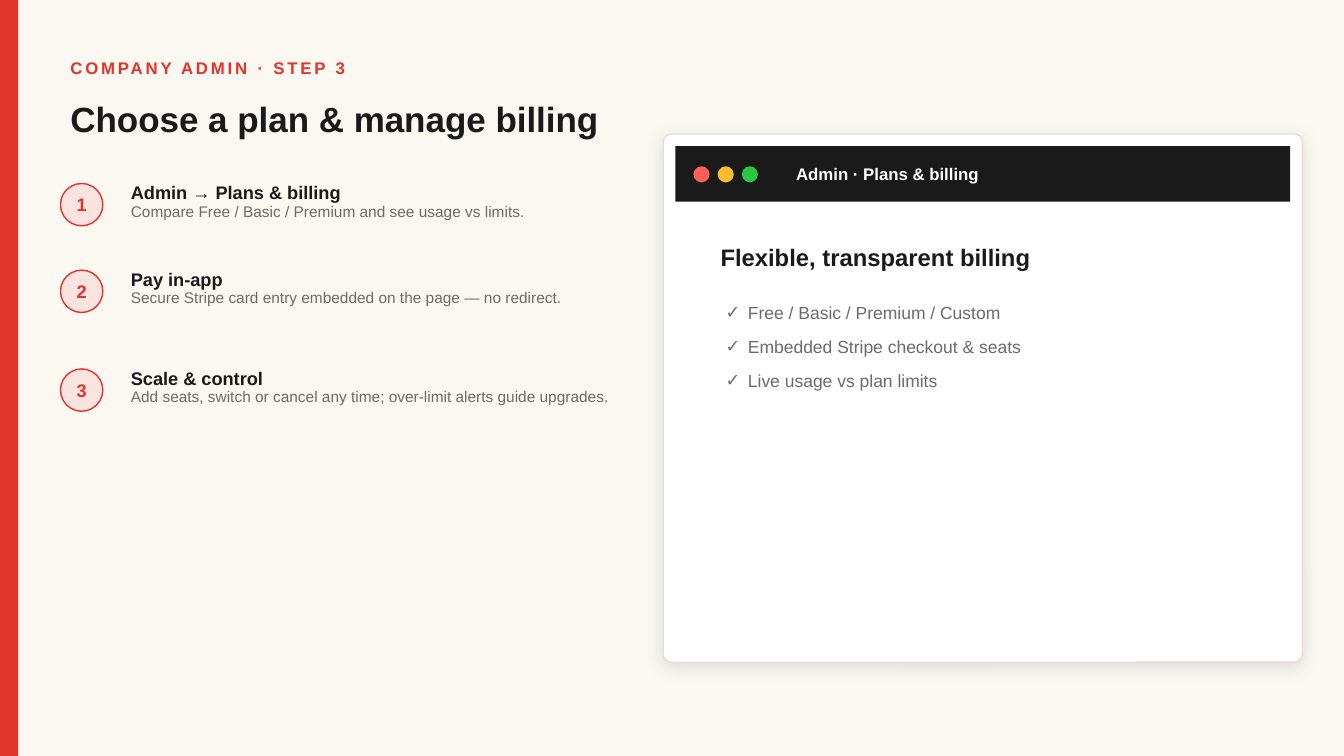
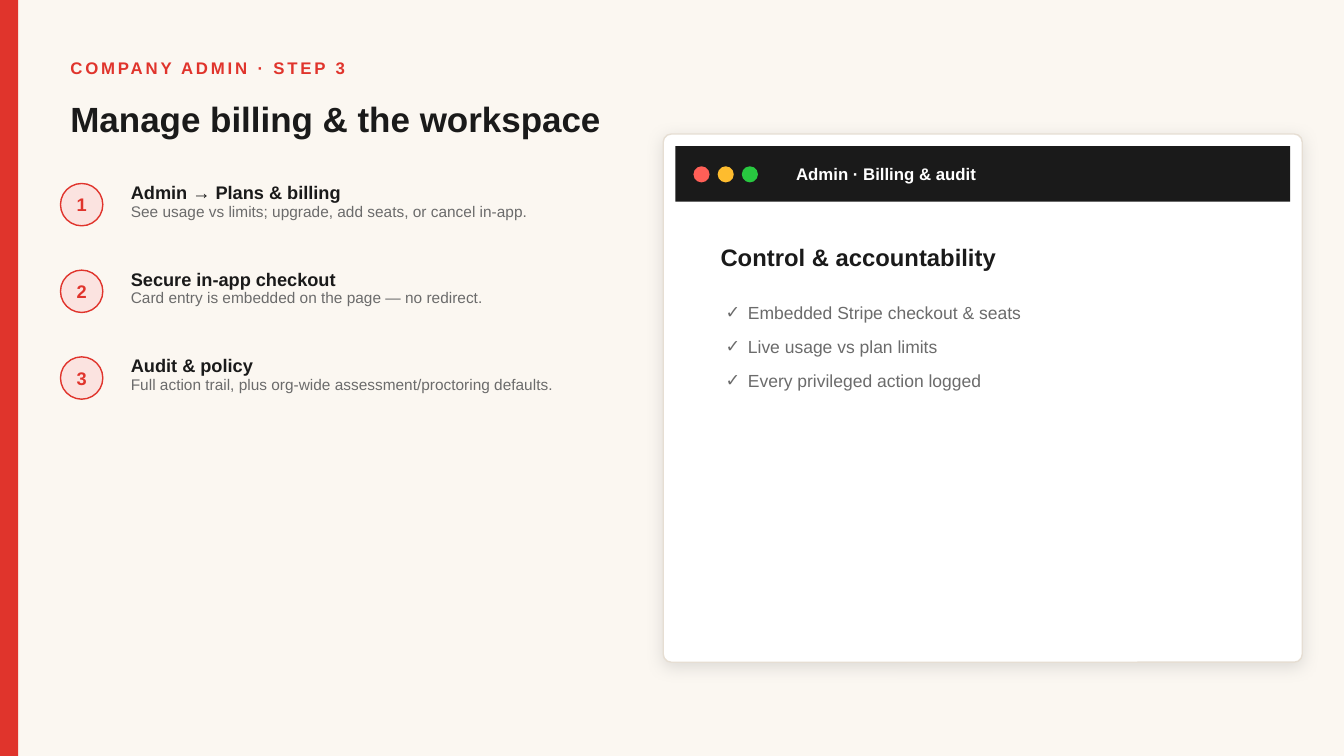
Before and after one commit to AnasAnwaar/HireLane-ATS, a slide deck: slide 9 of HireLane-Pitch.pptx. Drawn at 1344x756 pixels with LibreOffice and Linux fonts; fonts in the diff are those of the drawing. Boxes give left, top, right and bottom in pixels: in the first picture for what was removed or moved away, otherwise in the second. Text is boxed around its words. In the diff, an @@ line names an element or a change of style, - is before the commit and + after.

```diff
--- a/HireLane-Pitch.pptx
+++ b/HireLane-Pitch.pptx
@@ text at bbox=[70, 106, 601, 139]: text changed @@
-Choose a plan & manage billing
+Manage billing & the workspace
@@ text at bbox=[796, 168, 976, 184]: text changed @@
-Admin · Plans & billing
+Admin · Billing & audit
@@ text at bbox=[131, 185, 527, 220]: text changed @@
-Admin → Plans & billing
-Compare Free / Basic / Premium and see usage vs limits.
+Admin → Plans & billing
+See usage vs limits; upgrade, add seats, or cancel in-app.
@@ text at bbox=[721, 248, 996, 271]: text changed @@
-Flexible, transparent billing
+Control & accountability
@@ text at bbox=[131, 272, 483, 306]: text changed @@
-Pay in-app
-Secure Stripe card entry embedded on the page — no redirect.
+Secure in-app checkout
+Card entry is embedded on the page — no redirect.
@@ text at bbox=[748, 306, 1000, 319]: paragraph removed @@
-✓ Free / Basic / Premium / Custom
@@ text "3": place and size @@
-text "3" at bbox=[77, 384, 87, 397]
+text "3" at bbox=[77, 372, 87, 385]
@@ ellipse: place and size @@
-ellipse at bbox=[60, 369, 103, 411]
+ellipse at bbox=[60, 357, 103, 399]
@@ text at bbox=[131, 358, 552, 393]: text changed @@
-Scale & control
-Add seats, switch or cancel any time; over-limit alerts guide upgrades.
+Audit & policy
+Full action trail, plus org-wide assessment/proctoring defaults.
@@ text at bbox=[748, 374, 981, 391]: paragraph added @@
+✓ Every privileged action logged
```
Also in this commit, not shown: 1 other slide changed, 2 slides removed, 1 other file.
